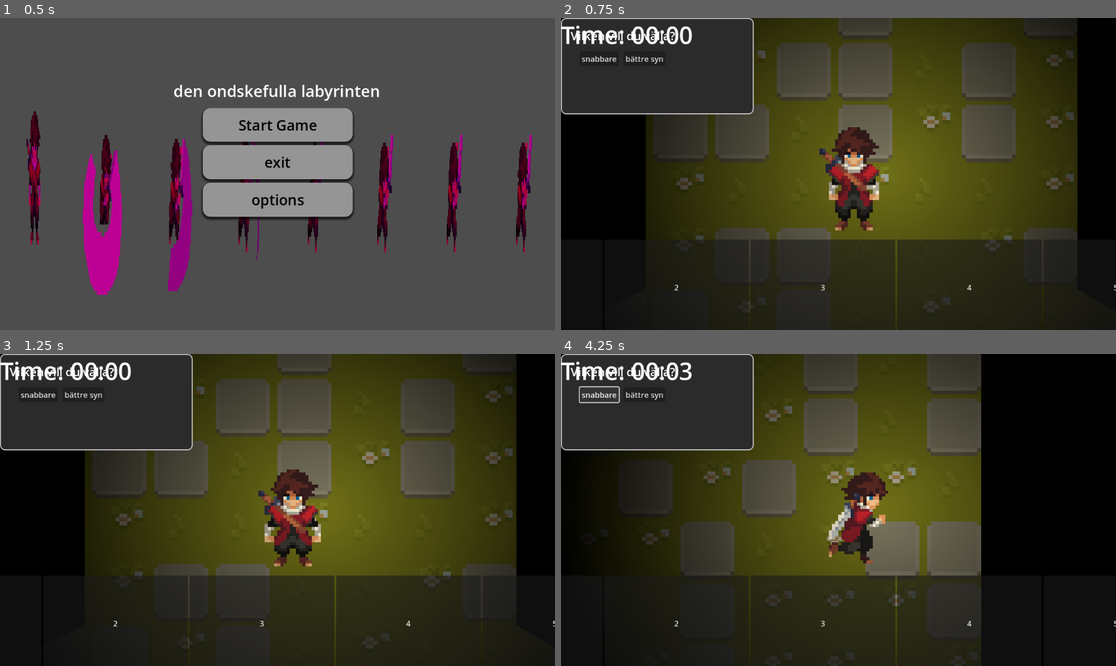
Above: before the commit, frames 1-4 (two rows, left to right).
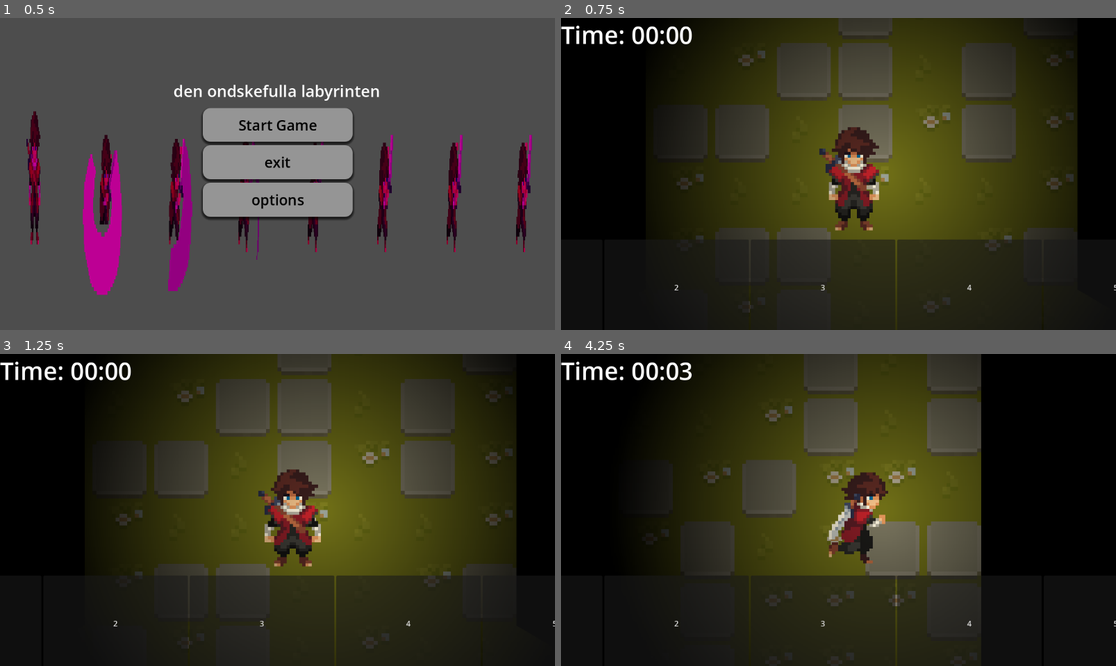
Above: after the commit, the same moments.

Repository: Einar-Sved/Gymnasiearbete
Game: Godot game, scene res://Main_menu.tscn
The game is run twice, just before and just after one commit, with the same random seed, the same clock (stepped at 60 frames per second) and the same inputs.
Inputs (mouse positions are in pixels of both pictures, inside the frame that each line leads up to):
- Up to frame 1 (0.5 s): no input
- Up to frame 2 (0.75 s): click "Start Game" at 0.5 s
- Up to frame 3 (1.25 s): no input
- Up to frame 4 (4.25 s): click (599, 394) at 1.25 s, where only the run before the commit has a clickable "snabbare"; hold D (right) 2.03-2.78 s; tap E (interact) at 2.1, 2.85, 3.6 s; hold S (down) 2.78-3.53 s; hold D (right) from 3.53 s (still down)

Frame 1 is identical in both runs. In frame 2, 9.9% of the frame differs, in the area x 0-35%, y 0-31%; in frame 3, 9.9%; in frame 4, 10%, in the area x 0-35%, y 0-62%.

Commit message:
kommenterat kod

Diff:
--- a/gyarb/area_2d_3.gd
+++ b/gyarb/area_2d_3.gd
@@ -1,10 +1,11 @@
 extends Area2D
 
-enum KeyColor { YELLOW, GREEN, BLUE, RED }
-@export var color : KeyColor
+enum KeyColor { YELLOW, GREEN, BLUE, RED } #en lista med alla olika färger på nycklarna
+@export var color : KeyColor # kan välja färg i granskaren och behöver inte hålla på i koden lika mycket
 
 func _ready():
-	body_entered.connect(_on_body_entered)
+	#body_entered.connect(_on_body_entered)
+	pass
 
 func _on_body_entered(body):
 	if body.is_in_group("player"):
--- a/gyarb/character_body_2d.tscn
+++ b/gyarb/character_body_2d.tscn
@@ -21,6 +21,32 @@
 corner_radius_bottom_right = 10
 corner_radius_bottom_left = 10
 
+[sub_resource type="StyleBoxFlat" id="StyleBoxFlat_ghijl"]
+bg_color = Color(0.882353, 0.54902, 1, 1)
+
+[sub_resource type="StyleBoxFlat" id="StyleBoxFlat_44cfe"]
+bg_color = Color(0.743574, 0.000732743, 0.798491, 1)
+
+[sub_resource type="StyleBoxFlat" id="StyleBoxFlat_dd465"]
+bg_color = Color(0.823529, 0.313726, 1, 1)
+corner_radius_top_left = 8
+corner_radius_top_right = 8
+corner_radius_bottom_right = 8
+corner_radius_bottom_left = 8
+
+[sub_resource type="StyleBoxFlat" id="StyleBoxFlat_lhvu3"]
+bg_color = Color(0.882353, 0.54902, 1, 1)
+
+[sub_resource type="StyleBoxFlat" id="StyleBoxFlat_4sjlk"]
+bg_color = Color(0.745098, 0, 0.8, 1)
+
+[sub_resource type="StyleBoxFlat" id="StyleBoxFlat_qp52p"]
+bg_color = Color(0.823529, 0.313726, 1, 1)
+corner_radius_top_left = 8
+corner_radius_top_right = 8
+corner_radius_bottom_right = 8
+corner_radius_bottom_left = 8
+
 [node name="NPC" type="CharacterBody2D"]
 script = SubResource("GDScript_ij6vw")
 
@@ -40,22 +66,14 @@
 position = Vector2(81.75, -48.75)
 shape = SubResource("RectangleShape2D_ij6vw")
 
-[node name="Label" type="Label" parent="."]
-visible = false
-z_index = 20
-offset_left = 5.0
-offset_top = -48.0
-offset_right = 107.0
-offset_bottom = -19.0
-theme_override_font_sizes/font_size = 9
-text = "Hitta nycklarna,
-lägg dom på rätt plats"
-
 [node name="CanvasLayer" type="CanvasLayer" parent="."]
 
 [node name="CenterContainer" type="CenterContainer" parent="CanvasLayer"]
-offset_right = 40.0
-offset_bottom = 40.0
+anchors_preset = 15
+anchor_right = 1.0
+anchor_bottom = 1.0
+grow_horizontal = 2
+grow_vertical = 2
 
 [node name="Panel" type="Panel" parent="CanvasLayer/CenterContainer"]
 custom_minimum_size = Vector2(400, 200)
@@ -77,7 +95,7 @@
 
 [node name="Label" type="Label" parent="CanvasLayer/CenterContainer/Panel/MarginContainer/VBoxContainer"]
 layout_mode = 2
-theme_override_font_sizes/font_size = 24
+theme_override_font_sizes/font_size = 35
 text = "Vilken vill du välja?"
 horizontal_alignment = 1
 
@@ -88,11 +106,21 @@
 
 [node name="speed" type="Button" parent="CanvasLayer/CenterContainer/Panel/MarginContainer/VBoxContainer/HBoxContainer"]
 layout_mode = 2
+theme_override_font_sizes/font_size = 25
+theme_override_styles/hover = SubResource("StyleBoxFlat_ghijl")
+theme_override_styles/pressed = SubResource("StyleBoxFlat_44cfe")
+theme_override_styles/normal = SubResource("StyleBoxFlat_dd465")
 text = "snabbare"
 
 [node name="light" type="Button" parent="CanvasLayer/CenterContainer/Panel/MarginContainer/VBoxContainer/HBoxContainer"]
 layout_mode = 2
+theme_override_font_sizes/font_size = 25
+theme_override_styles/hover = SubResource("StyleBoxFlat_lhvu3")
+theme_override_styles/pressed = SubResource("StyleBoxFlat_4sjlk")
+theme_override_styles/normal = SubResource("StyleBoxFlat_qp52p")
 text = "bättre syn"
 
 [connection signal="body_entered" from="NPC_AREA" to="NPC_AREA" method="_on_body_entered"]
 [connection signal="body_exited" from="NPC_AREA" to="NPC_AREA" method="_on_body_exited"]
+[connection signal="pressed" from="CanvasLayer/CenterContainer/Panel/MarginContainer/VBoxContainer/HBoxContainer/speed" to="NPC_AREA" method="_on_speed_pressed"]
+[connection signal="pressed" from="CanvasLayer/CenterContainer/Panel/MarginContainer/VBoxContainer/HBoxContainer/light" to="NPC_AREA" method="_on_light_pressed"]
--- a/gyarb/game_settings.gd
+++ b/gyarb/game_settings.gd
@@ -1,5 +1,6 @@
 extends Node
 var speed = 100
+var visibility =5
 
 # Called when the node enters the scene tree for the first time.
 func _ready() -> void:
--- a/gyarb/npc_area.gd
+++ b/gyarb/npc_area.gd
@@ -1,9 +1,10 @@
 extends Area2D
-
+var redan_använd = false
 
 # Called when the node enters the scene tree for the first time.
 func _ready() -> void:
-	pass # Replace with function body.
+	$"../CanvasLayer/CenterContainer/Panel".visible = false
+
 
 
 # Called every frame. 'delta' is the elapsed time since the previous frame.
@@ -12,8 +13,23 @@
 
 
 func _on_body_entered(body: Node2D) -> void:
-	$"../Label".visible = true
+	if not redan_använd:
+		$"../CanvasLayer/CenterContainer/Panel".visible=true
+
 
 
 func _on_body_exited(body: Node2D) -> void:
-	$"../Label".visible = false
+	$"../CanvasLayer/CenterContainer/Panel".visible=false
+
+
+
+func _on_light_pressed() -> void:
+	GameSettings.visibility =9
+	redan_använd = true
+	$"../CanvasLayer/CenterContainer/Panel".visible=false
+
+
+func _on_speed_pressed() -> void:
+	GameSettings.speed = 150
+	redan_använd = true
+	$"../CanvasLayer/CenterContainer/Panel".visible=false
--- a/gyarb/player.gd
+++ b/gyarb/player.gd
@@ -2,6 +2,8 @@
 
 
 @onready var anim: AnimatedSprite2D = $AnimatedSprite2D
+@onready var light =$PointLight2D2
+var direction : Vector2 = Vector2.ZERO
 var keys: Array = []
 func add_key(color):
 	if color not in keys:
@@ -23,12 +25,8 @@
 		keys.erase(color)
 		update_hotbar()
 
-
-
-
-var direction : Vector2 = Vector2.ZERO
-
-
+func update_light():
+	light.scale = Vector2(GameSettings.visibility, GameSettings.visibility)
 
 func read_input():
 	velocity = Vector2.ZERO
@@ -74,6 +72,8 @@
 func _physics_process(delta: float) -> void:
 	read_input()
 	update_animation()
+	print(GameSettings.visibility)
+	update_light()
 
 
 
--- a/gyarb/player.tscn
+++ b/gyarb/player.tscn
@@ -538,7 +538,7 @@
 
 [node name="PointLight2D2" type="PointLight2D" parent="."]
 position = Vector2(61, 50)
-scale = Vector2(6, 5.313)
+scale = Vector2(3, 2.657)
 color = Color(1, 0.969691, 0.875512, 1)
 shadow_enabled = true
 texture = SubResource("GradientTexture2D_d21ai")
Not shown: 1 places in gyarb/character_body_2d.tscn that only renumber resources
